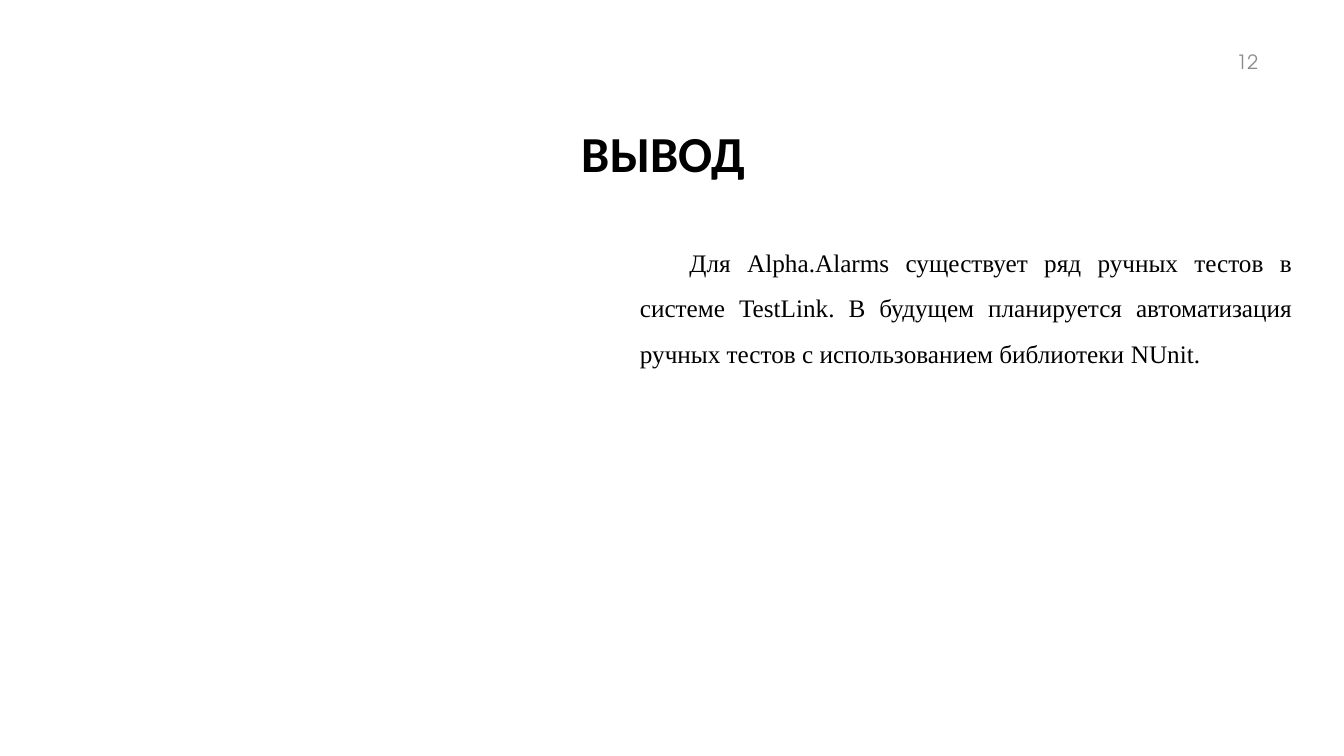
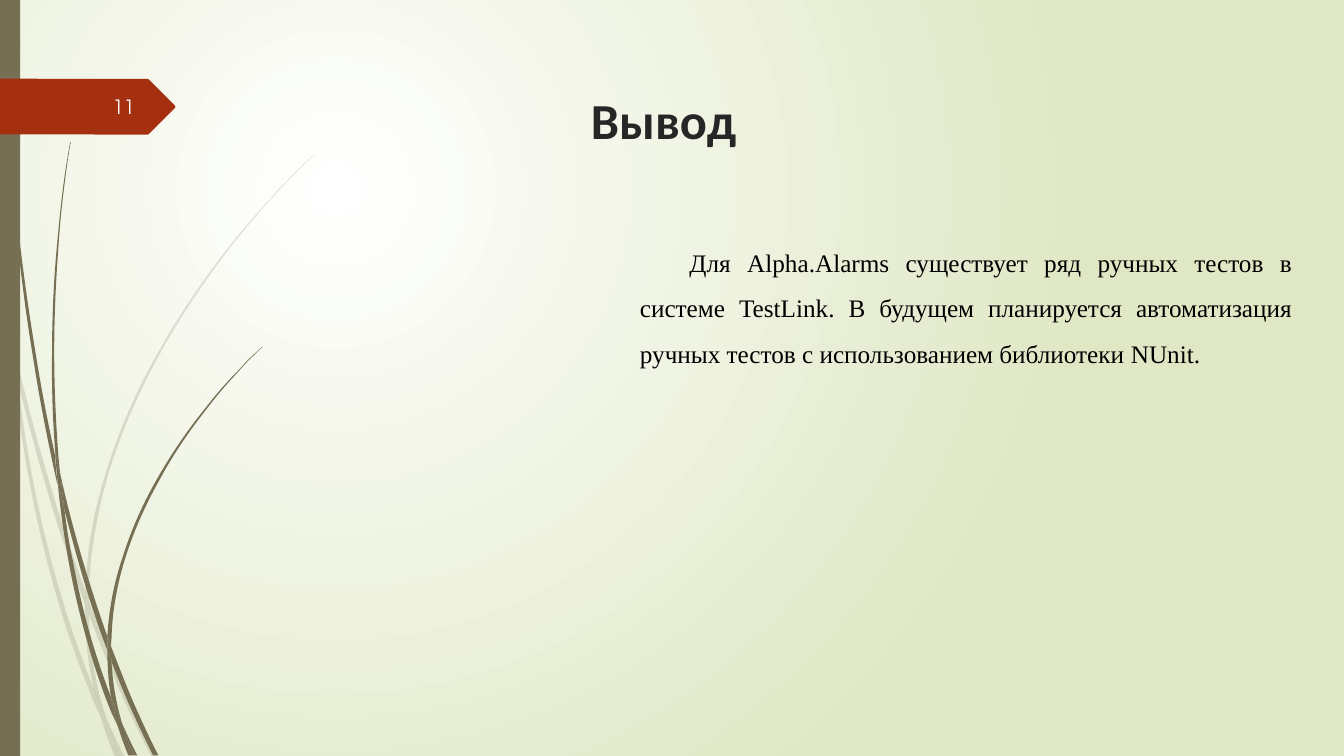
Before and after one commit to Sergeygaan/Lab1, a slide deck: slide 11 of Презентация.pptx (slide 12 before the commit). Drawn at 1344x756 pixels with LibreOffice and Linux fonts; fonts in the diff are those of the drawing; background and template pictures are left out. Boxes give left, top, right and bottom in pixels: in the first picture for what was removed or moved away, otherwise in the second. Text is boxed around its words. In the diff, an @@ line names an element or a change of style, - is before the commit and + after.

```diff
--- a/Презентация.pptx
+++ b/Презентация.pptx
@@ background #FFFFFF to gradient #FFFFFF to #DFE8C4 @@
@@ rectangle added at [0, 0, 20, 756], fill #766F54 @@
@@ page number removed at [1236, 54, 1258, 69] @@
-12
@@ freeform shape added at [0, 79, 175, 134], fill #A53010 @@
@@ title "Вывод" at [591, 106, 736, 147]: vertical alignment middle to top @@
@@ page number added at [113, 99, 135, 114], 14 pt, text #FEFFFF @@
+11
@@ title at [591, 106, 736, 147]: text changed; text colour #000000 to #262626 @@
-ВЫВОД
+Вывод
@@ group added at [0, 154, 315, 756]: 10 freeform shapes @@
@@ group added at [3, 0, 262, 756]: 12 freeform shapes @@
```
Also in this commit, not shown: 8 other slides changed, 3 slides added, 4 slides removed, 3 other files.
